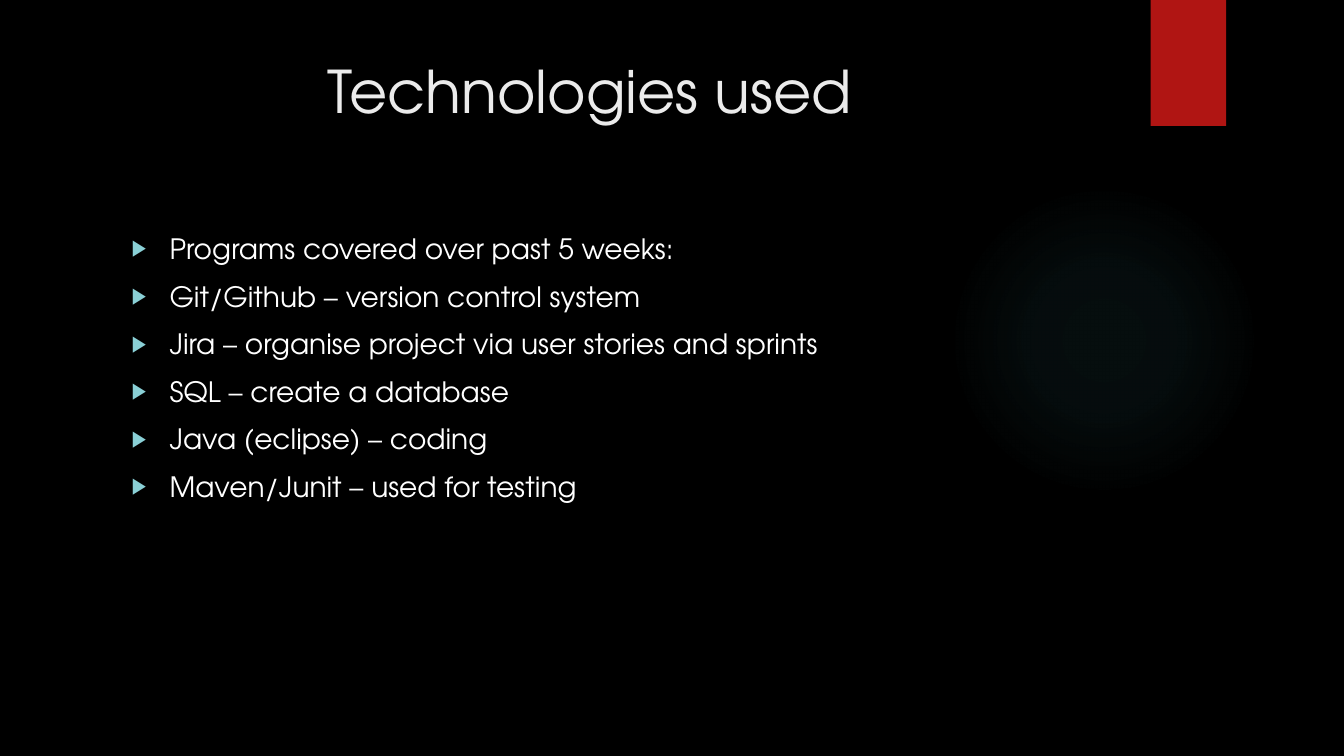
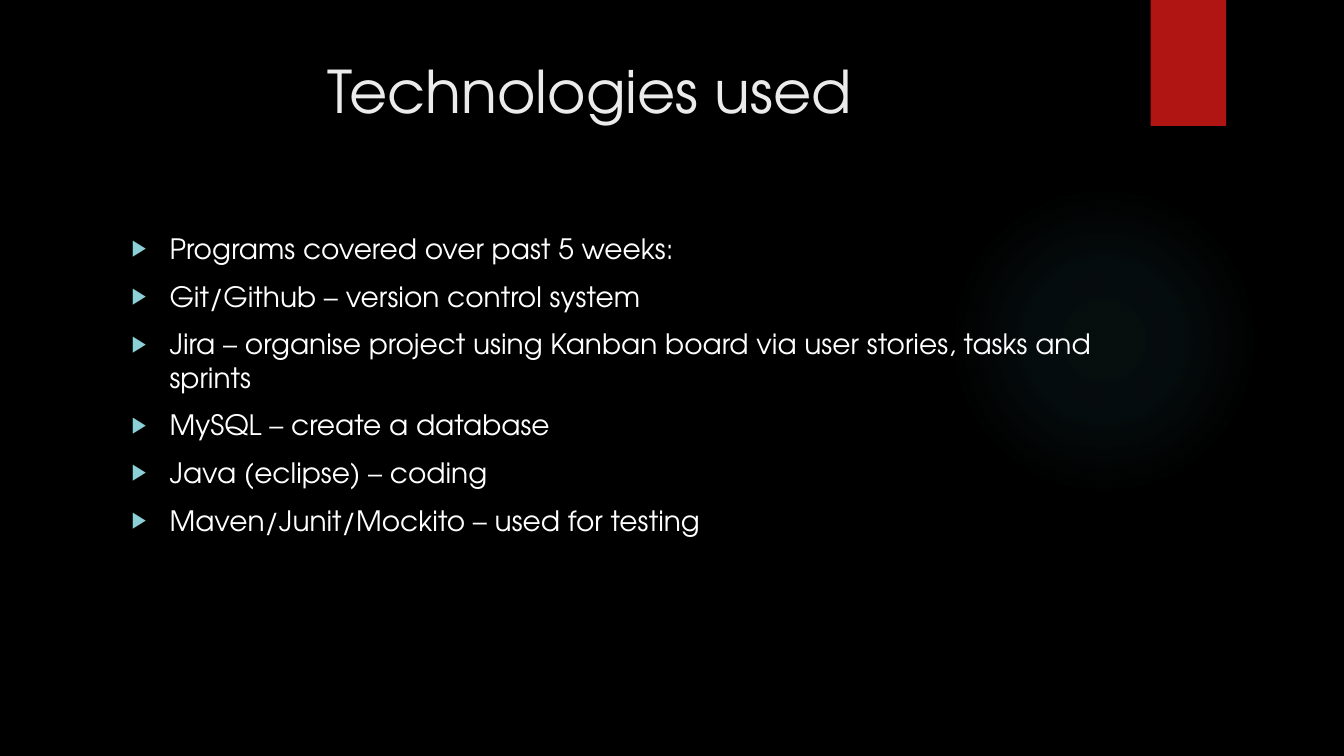
Before and after one commit to Toseef-Github/IMS-22EnableMay2, a slide deck: slide 3 of IMS Presentation.pptx. Drawn at 1344x756 pixels with LibreOffice and Linux fonts; fonts in the diff are those of the drawing; background and template pictures are left out. Boxes give left, top, right and bottom in pixels: in the first picture for what was removed or moved away, otherwise in the second. Text is boxed around its words. In the diff, an @@ line names an element or a change of style, - is before the commit and + after.

```diff
--- a/IMS Presentation.pptx
+++ b/IMS Presentation.pptx
@@ text at [170,333,1090,441]: text changed @@
-▶ Jira – organise project via user stories and sprints
-▶ SQL – create a database
+▶ Jira – organise project using Kanban board via user stories, tasks and sprints
+▶ MySQL – create a database
@@ text at [170,510,700,537]: text changed @@
-▶ Maven/Junit – used for testing
+▶ Maven/Junit/Mockito – used for testing
```
Also in this commit, not shown: 5 other slides changed.
